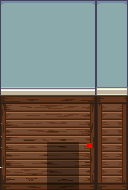
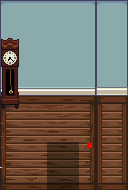
Layer changes from the first 128x190 image to the second:
added layer "grandfather-clock: ()" in group "inside" over [1, 38, 19, 109]
